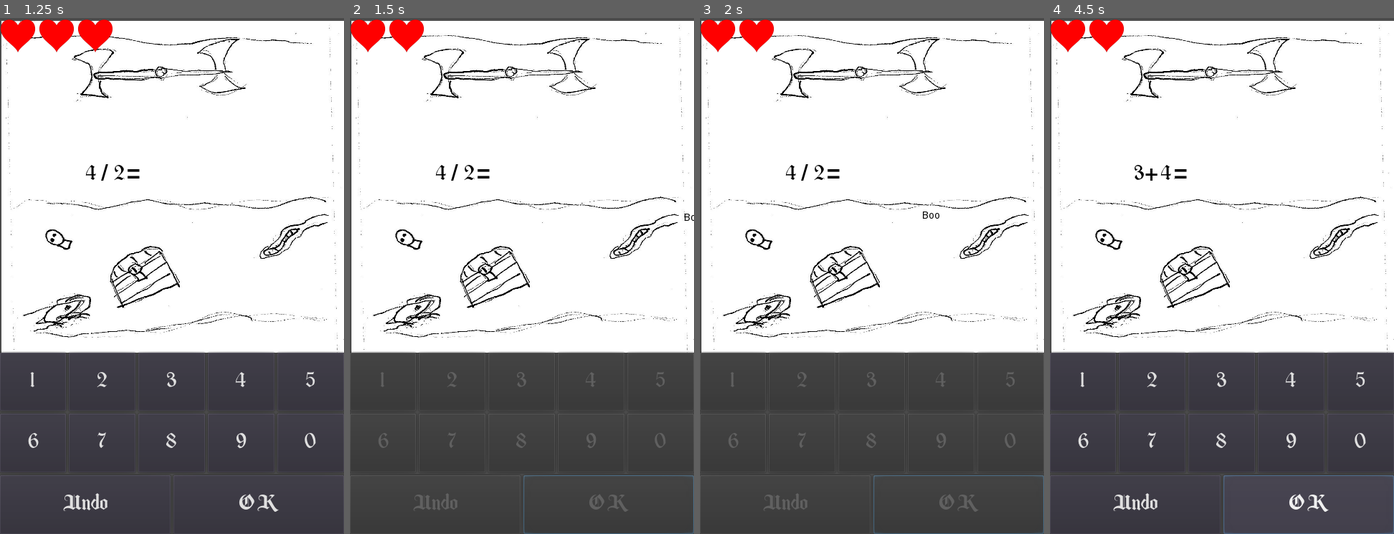
Above: before the commit, frames 1-4 (left to right).
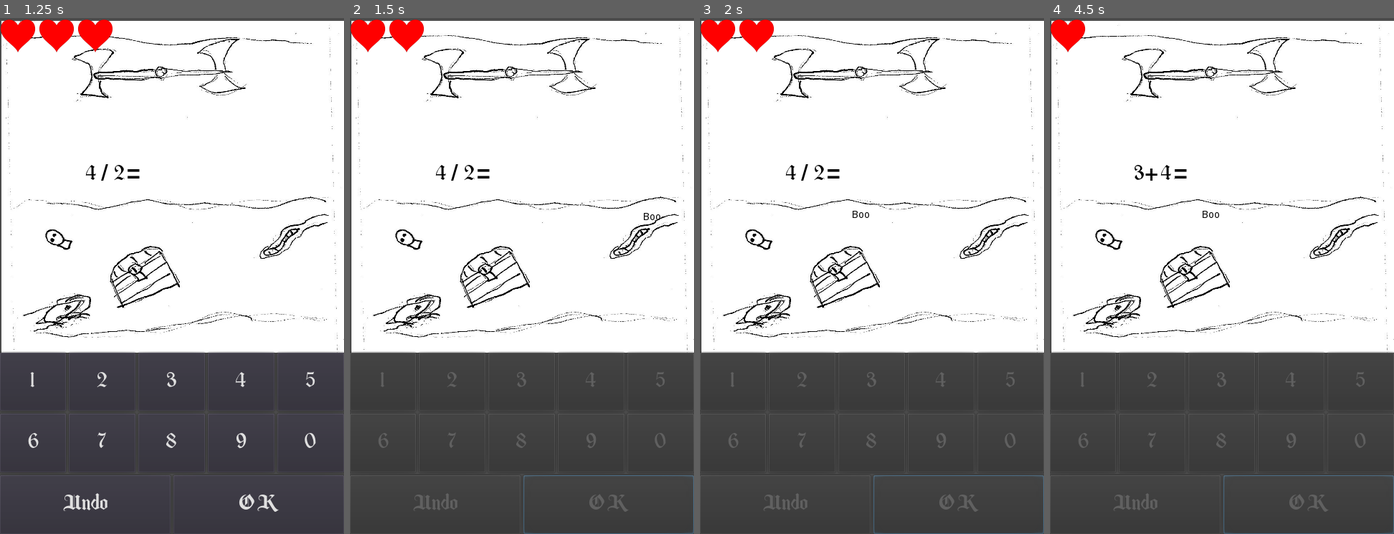
Above: after the commit, the same moments.

Repository: the-g-force/FamJam-May2020
Game: Godot game, scene res://src/TitleScene.tscn
Two runs of this game, one before a commit and one after it. Both use one fixed random seed, a clock stepped at 60 frames per second and the inputs below.
Inputs (mouse positions are in pixels of both pictures, inside the frame that each line leads up to):
- Up to frame 1 (1.25 s): click "Start" at 0.5 s
- Up to frame 2 (1.5 s): click "OK" at 1.25 s
- Up to frame 3 (2 s): no input
- Up to frame 4 (4.5 s): click (1308, 503) at 3.5 s, where only the run after the commit has a clickable "OK"

Frame 1 is identical in both runs. In frame 2, less than 0.1% of the frame differs, in the area x 85-100%, y 37-40%; in frame 3, less than 0.1%; in frame 4, 1.2%, in the area x 8-92%, y 0-96%.

Commit message:
Speed up Boo/Yay for testing purposes

Diff:
--- a/project/src/DefaultScene.tscn
+++ b/project/src/DefaultScene.tscn
@@ -9,7 +9,7 @@
 
 [sub_resource type="Animation" id=1]
 resource_name = "WIN"
-length = 3.0
+length = 1.5
 tracks/0/type = "value"
 tracks/0/path = NodePath("Label:rect_position")
 tracks/0/interp = 1
@@ -17,7 +17,7 @@
 tracks/0/imported = false
 tracks/0/enabled = true
 tracks/0/keys = {
-"times": PoolRealArray( 0, 1, 2, 3 ),
+"times": PoolRealArray( 0, 0.5, 1, 1.5 ),
 "transitions": PoolRealArray( 1, 1, 1, 1 ),
 "update": 0,
 "values": [ Vector2( 522.87, 272.878 ), Vector2( 211.705, 267.86 ), Vector2( 211.705, 267.86 ), Vector2( 496.342, 273.595 ) ]
@@ -59,10 +59,10 @@
 margin_bottom = 238.261
 
 [node name="Label" type="Label" parent="."]
-margin_left = 522.87
-margin_top = 272.878
-margin_right = 562.87
-margin_bottom = 286.878
+margin_left = 496.342
+margin_top = 273.595
+margin_right = 536.342
+margin_bottom = 287.595
 custom_colors/font_color = Color( 0, 0, 0, 1 )
 text = "Yay"
 __meta__ = {
